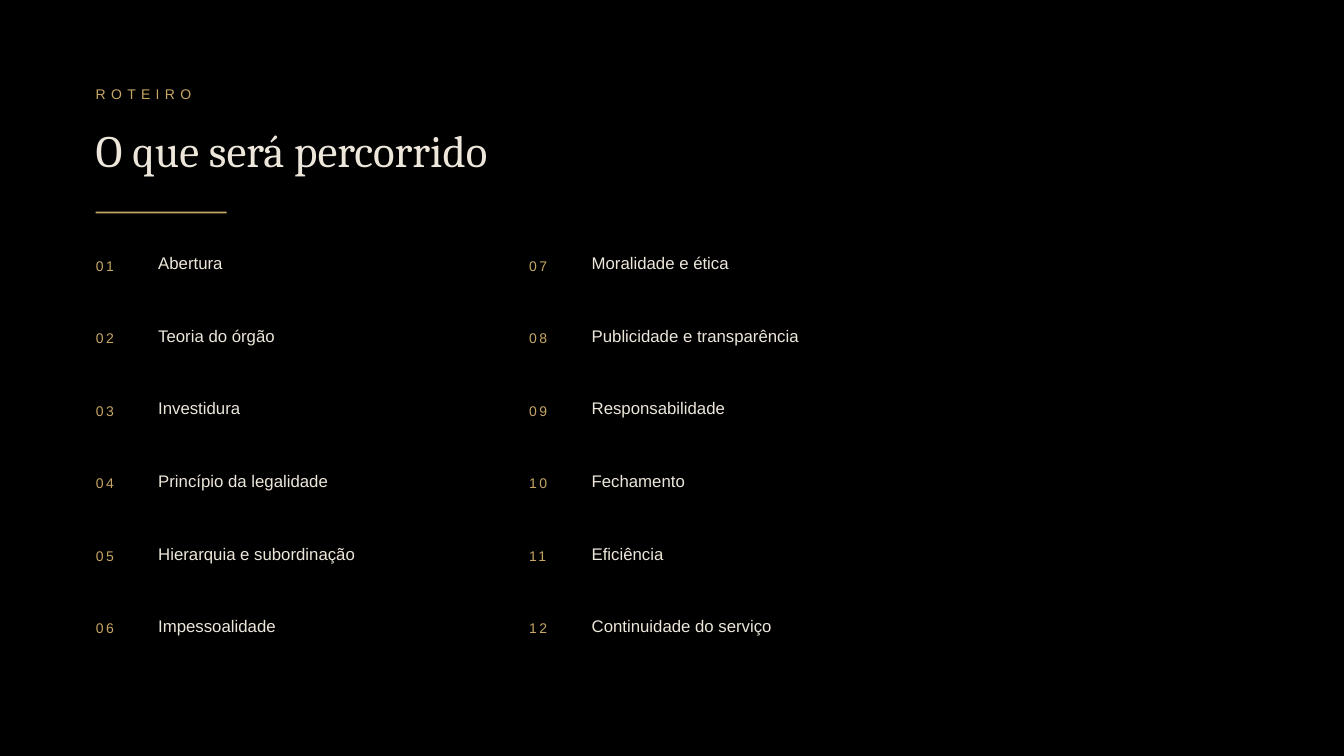
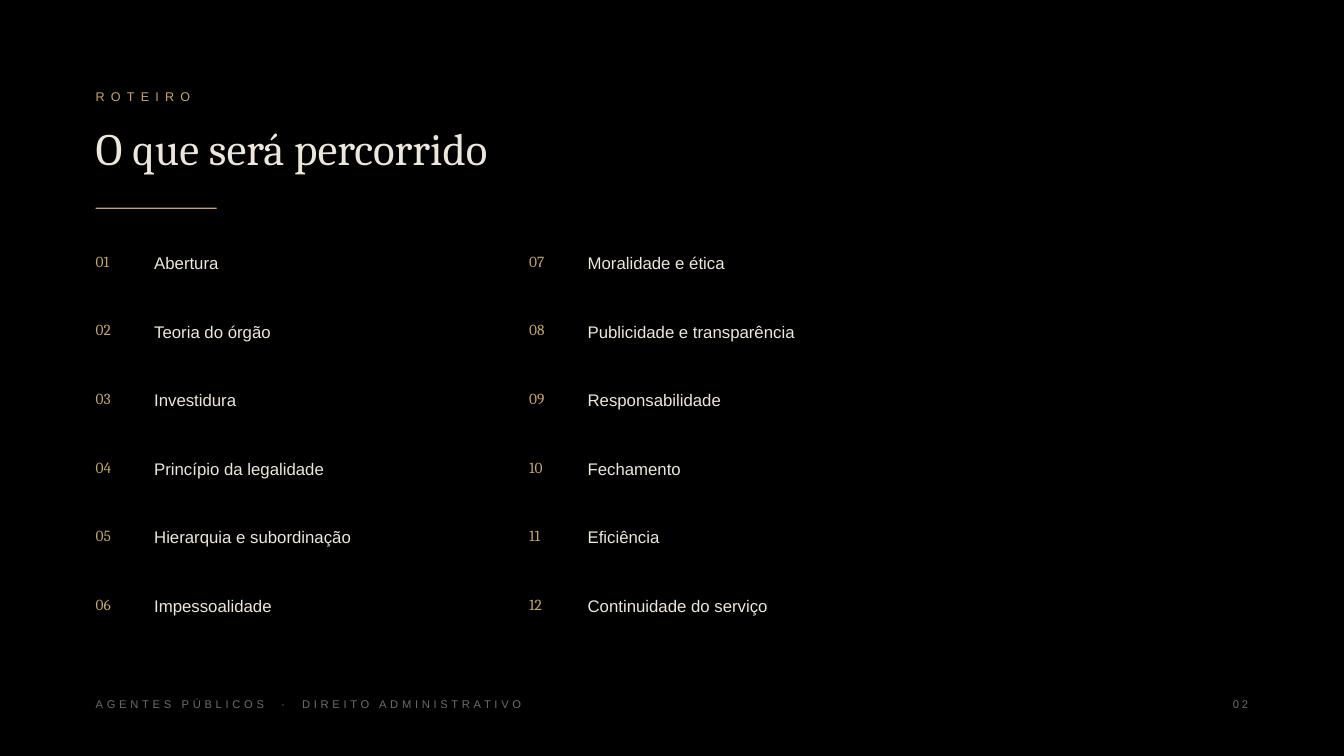
Before and after one commit to ceo-backup-save/rea, a slide deck: slide 2 of storyboards/direito-administrativo-agentes-publicos/apresentacao-agentes-publicos.pptx. Drawn at 1344x756 pixels with LibreOffice and Linux fonts; fonts in the diff are those of the drawing. Boxes give left, top, right and bottom in pixels: in the first picture for what was removed or moved away, otherwise in the second. Text is boxed around its words. In the diff, an @@ line names an element or a change of style, - is before the commit and + after.

```diff
--- a/storyboards/direito-administrativo-agentes-publicos/apresentacao-agentes-publicos.pptx
+++ b/storyboards/direito-administrativo-agentes-publicos/apresentacao-agentes-publicos.pptx
@@ text "ROTEIRO" at [96,89,701,113]: size 10 to 9 pt, letter spacing 3.8 to 4.4 pt @@
@@ rectangle: place and size @@
-rectangle at [96,212,227,214]
+rectangle at [96,208,217,209]
@@ text "02": place and size @@
-text "02" at [96,333,114,343]
+text "02" at [96,324,111,335]
@@ text "08": place and size @@
-text "08" at [529,333,547,343]
+text "08" at [529,324,544,335]
@@ text "03": place and size @@
-text "03" at [96,406,114,416]
+text "03" at [96,393,111,404]
@@ text "Investidura": place and size @@
-text "Investidura" at [158,402,240,414]
+text "Investidura" at [154,394,236,406]
@@ text "09": place and size @@
-text "09" at [529,406,547,416]
+text "09" at [529,393,544,404]
@@ text "Responsabilidade": place and size @@
-text "Responsabilidade" at [592,402,725,418]
+text "Responsabilidade" at [588,394,721,410]
@@ text "04": place and size @@
-text "04" at [96,478,114,488]
+text "04" at [96,462,112,473]
@@ text "Princípio da legalidade": place and size @@
-text "Princípio da legalidade" at [158,474,327,491]
+text "Princípio da legalidade" at [154,462,323,479]
@@ text "10": place and size @@
-text "10" at [529,478,547,488]
+text "10" at [529,462,543,473]
@@ text "Fechamento": place and size @@
-text "Fechamento" at [592,475,685,487]
+text "Fechamento" at [588,463,681,475]
@@ text "05": place and size @@
-text "05" at [96,551,114,561]
+text "05" at [96,530,111,541]
@@ text "Hierarquia e subordinação": place and size @@
-text "Hierarquia e subordinação" at [158,548,355,564]
+text "Hierarquia e subordinação" at [154,531,351,547]
@@ text "11": place and size @@
-text "11" at [529,551,546,561]
+text "11" at [529,531,540,541]
@@ text "Eficiência": place and size @@
-text "Eficiência" at [592,547,664,560]
+text "Eficiência" at [588,530,660,543]
@@ text "06": place and size @@
-text "06" at [96,623,114,633]
+text "06" at [96,599,111,610]
@@ text "Impessoalidade": place and size @@
-text "Impessoalidade" at [158,620,275,636]
+text "Impessoalidade" at [154,600,271,616]
@@ size 10 to 11 pt, font Arial to Cambria, letter spacing 1.8 to 0 pt in 12 elements at [529,256,544,267], [96,256,110,267], [96,324,111,335], [529,324,544,335], [529,393,544,404], [96,393,111,404], [96,462,112,473], [529,462,543,473], [96,530,111,541], [529,531,540,541], [96,599,111,610], [529,599,542,610] @@
@@ text "12": place and size @@
-text "12" at [529,623,547,633]
+text "12" at [529,599,542,610]
@@ line spacing 1 to 1.15 in 12 elements at [154,257,218,269], [588,256,724,269], [154,325,271,342], [588,325,795,342], [154,394,236,406], [588,394,721,410], [154,462,323,479], [588,463,681,475], [154,531,351,547], [588,530,660,543], [154,600,271,616], [588,600,767,616] @@
@@ text "Continuidade do serviço": place and size @@
-text "Continuidade do serviço" at [592,620,771,636]
+text "Continuidade do serviço" at [588,600,767,616]
@@ text added at [96,700,521,708], 8 pt, text #6E6C68 @@
+AGENTES PÚBLICOS · DIREITO ADMINISTRATIVO
@@ text added at [1233,700,1248,708], 8 pt, text #6E6C68 @@
+02
```
Also in this commit, not shown: 15 other slides changed, 1 slide added, 39 other files.
